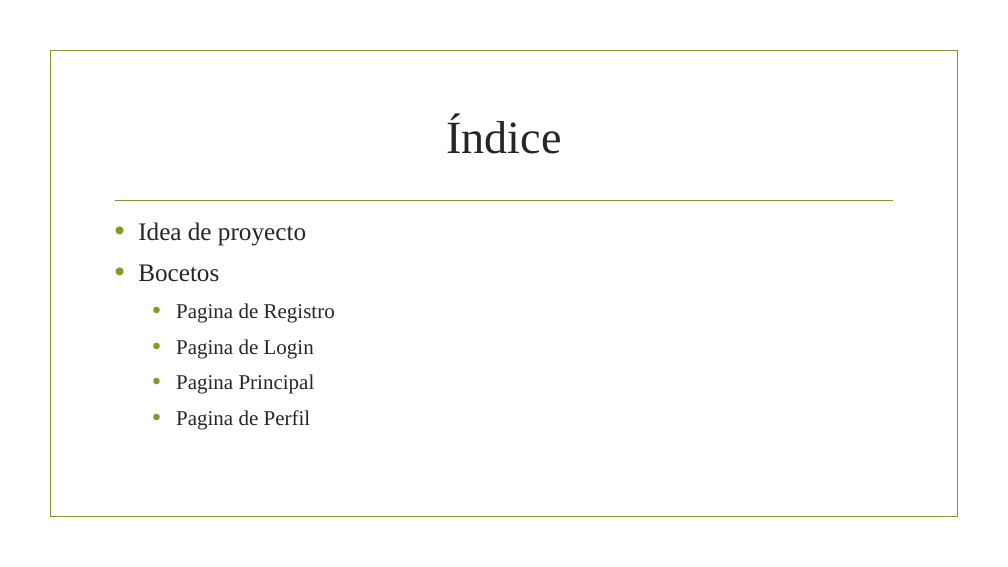
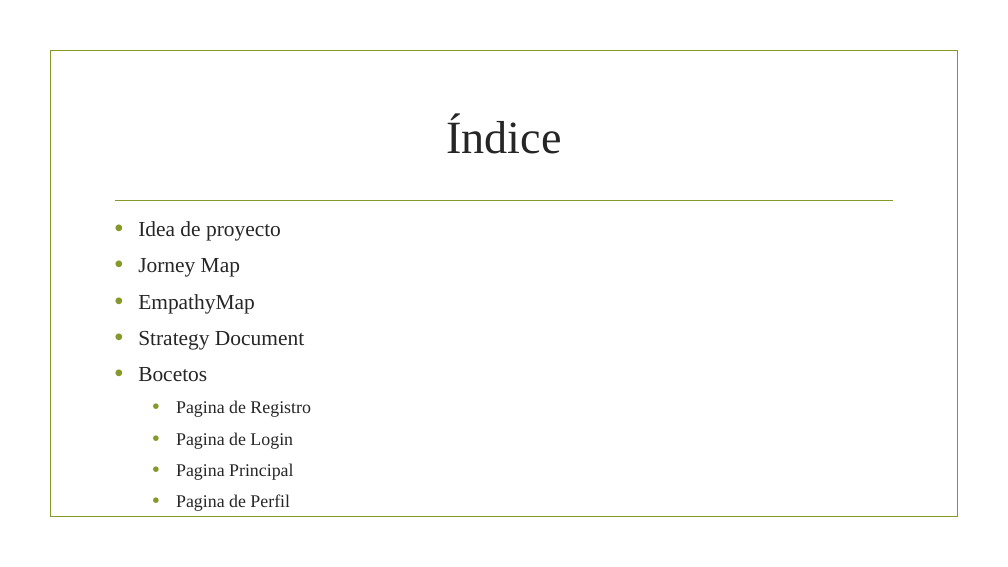
Before and after one commit to nacachiri/ProyectoIntegrado, a slide deck: slide 2 of Documentacion/Proyecto Integrado (ALFA).pptx. Drawn at 1008x567 pixels with LibreOffice and Linux fonts; fonts in the diff are those of the drawing; background and template pictures are left out. Boxes give left, top, right and bottom in pixels: in the first picture for what was removed or moved away, otherwise in the second. Text is boxed around its words. In the diff, an @@ line names an element or a change of style, - is before the commit and + after.

```diff
--- a/Documentacion/Proyecto Integrado (ALFA).pptx
+++ b/Documentacion/Proyecto Integrado (ALFA).pptx
@@ text at [138, 221, 310, 511]: size 24 to 20.4 pt in "Idea de proyecto", "Bocetos"; size 20 to 17 pt in "Pagina de Registro", "Pagina de Login", "Pagina Principal", "Pagina de Perfil" @@
@@ text at [138, 258, 304, 350]: paragraphs added @@
+• Jorney Map
+• EmpathyMap
+• Strategy Document
```
Also in this commit, not shown: 1 other slide changed, 3 slides added, 1 other file.
